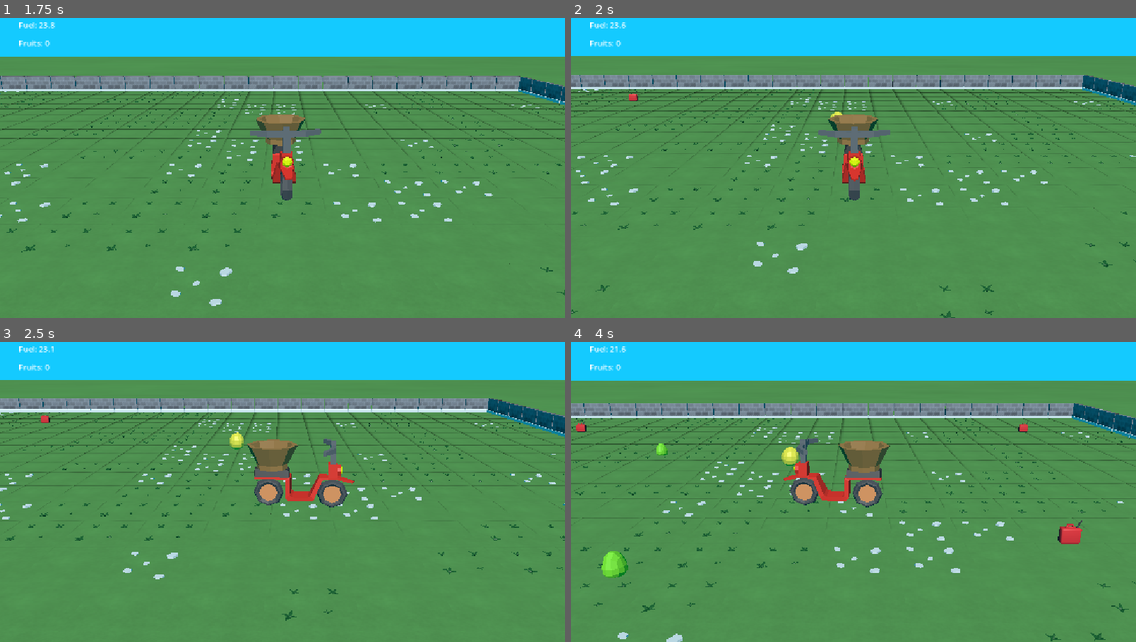
Above: before the commit, frames 1-4 (two rows, left to right).
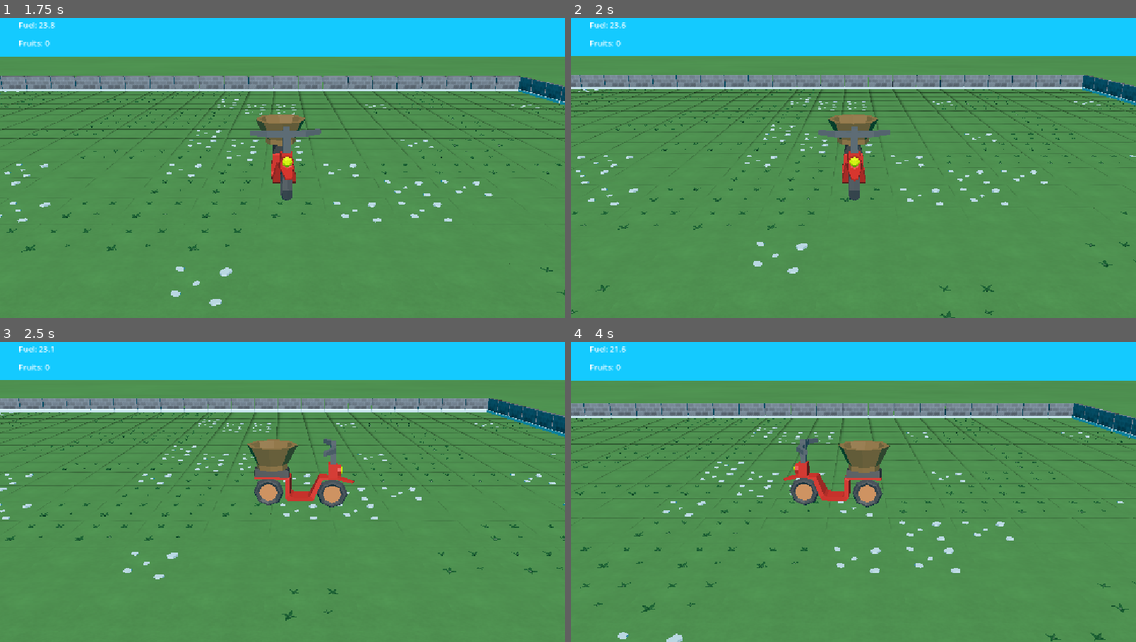
Above: after the commit, the same moments.

Repository: Moisxphillip/GMTK2026
Game: Godot game, scene res://content/level/level.tscn
The game is run twice, just before and just after one commit, with the same random seed, the same clock (stepped at 60 frames per second) and the same inputs. The project has no main scene, so this scene is started directly.
Inputs:
- Up to frame 1 (1.75 s): hold D (Right) 0.53-1.28 s; tap F (Interact) at 0.6, 1.35 s; tap Space (Jump) at 0.77, 1.52 s; hold S (Down) from 1.28 s (still down)
- Up to frame 2 (2 s): keep holding S (Down)
- Up to frame 3 (2.5 s): release S (Down) at 2.03 s; hold D (Right) from 2.03 s (still down); tap F (Interact) at 2.1 s
- Up to frame 4 (4 s): release D (Right) at 2.78 s; hold W (Up) 2.78-3.53 s; tap F (Interact) at 2.85, 3.6 s; tap Space (Jump) at 3.02, 3.77 s; hold A (Left) from 3.53 s (still down)

Frame 1 is identical in both runs. In frame 2, less than 0.1% of the frame differs, in the area x 10-48%, y 24-34%; in frame 3, 0.1%; in frame 4, 0.9%, in the area x 0-91%, y 26-79%.

Commit message:
Adjusted item spawn rate

Diff:
--- a/content/level/level.tscn
+++ b/content/level/level.tscn
@@ -3568,9 +3568,11 @@
 visible = false
 
 [node name="GasTimer" type="Timer" parent="." unique_id=1216548678]
+wait_time = 4.0
 autostart = true
 
 [node name="FruitTimer" type="Timer" parent="." unique_id=1583872562]
+wait_time = 2.5
 autostart = true
 
 [node name="ground_plain" parent="." unique_id=1481583906 instance=ExtResource("11_ysoro")]
